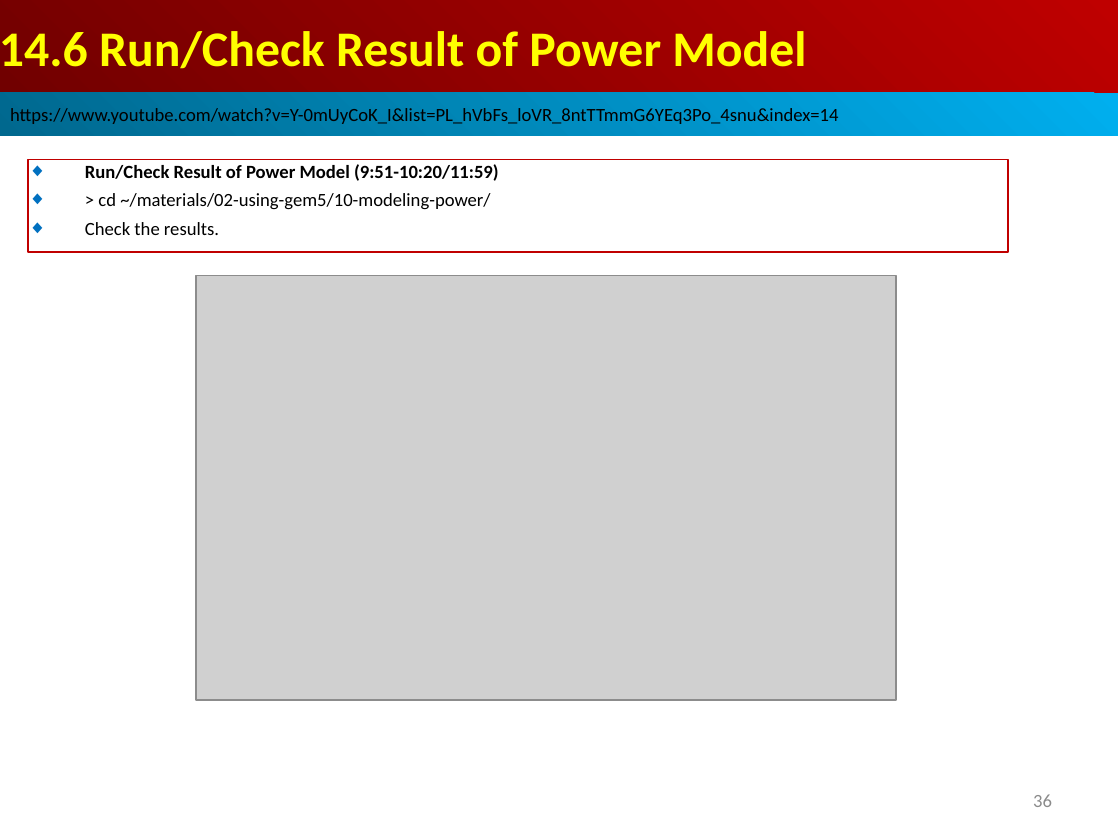
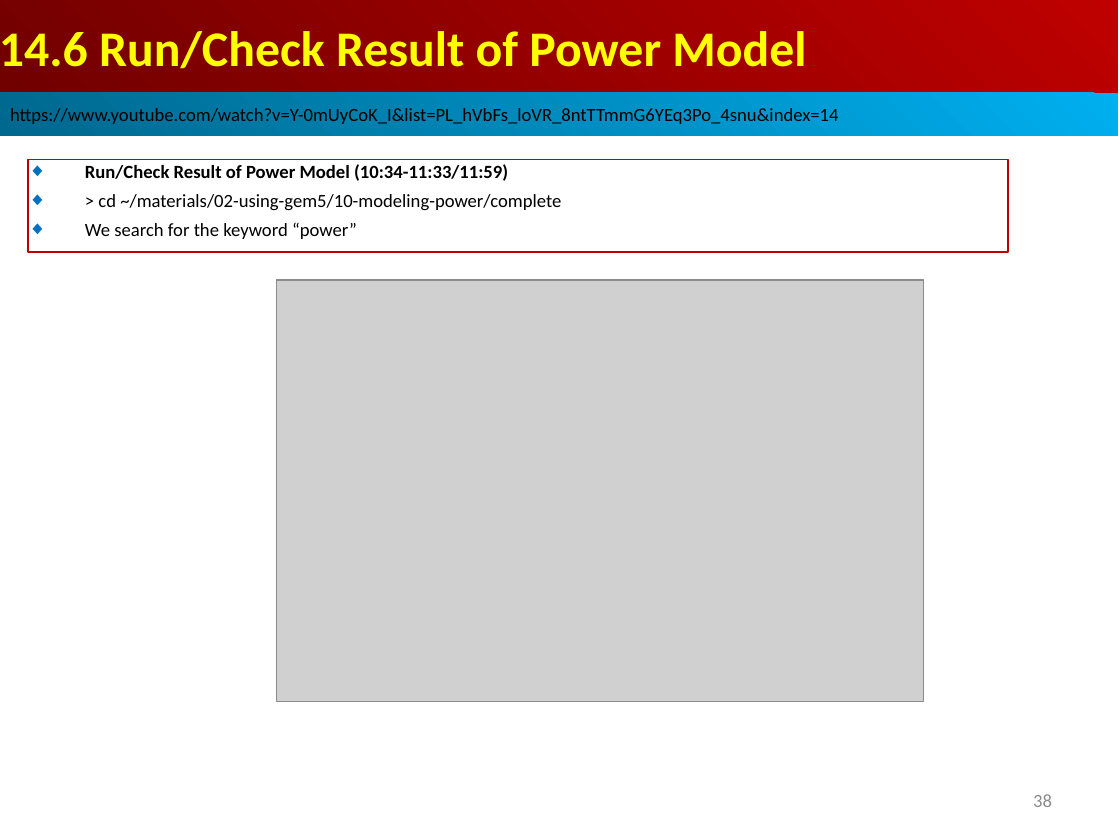
Before and after one commit to peterhchen/AIU_CS850_Gem5_McPAT, a slide deck: slide 38 of 050_Gem5/014.PwrMod/000_Video/014.PowerModel.ppt (slide 36 before the commit). Drawn at 1120x840 pixels with LibreOffice and Linux fonts; fonts in the diff are those of the drawing; grey boxes stand for pictures. Boxes give left, top, right and bottom in pixels: in the first picture for what was removed or moved away, otherwise in the second. Text is boxed around its words. In the diff, an @@ line names an element or a change of style, - is before the commit and + after.

```diff
--- a/050_Gem5/014.PwrMod/000_Video/014.PowerModel.ppt
+++ b/050_Gem5/014.PwrMod/000_Video/014.PowerModel.ppt
@@ text in rectangle at bbox=[85, 164, 561, 239]: text changed @@
-◆ Run/Check Result of Power Model (9:51-10:20/11:59)
-◆ > cd ~/materials/02-using-gem5/10-modeling-power/
-◆ Check the results.
+◆ Run/Check Result of Power Model (10:34-11:33/11:59)
+◆ > cd ~/materials/02-using-gem5/10-modeling-power/complete
+◆ We search for the keyword “power”
@@ picture: place and size @@
-picture at bbox=[196, 276, 896, 700]
+picture at bbox=[277, 280, 924, 701]
@@ page number at bbox=[1033, 794, 1052, 807]: text changed @@
-36
+38
```
Also in this commit, not shown: 2 other slides changed, 5 slides added.
